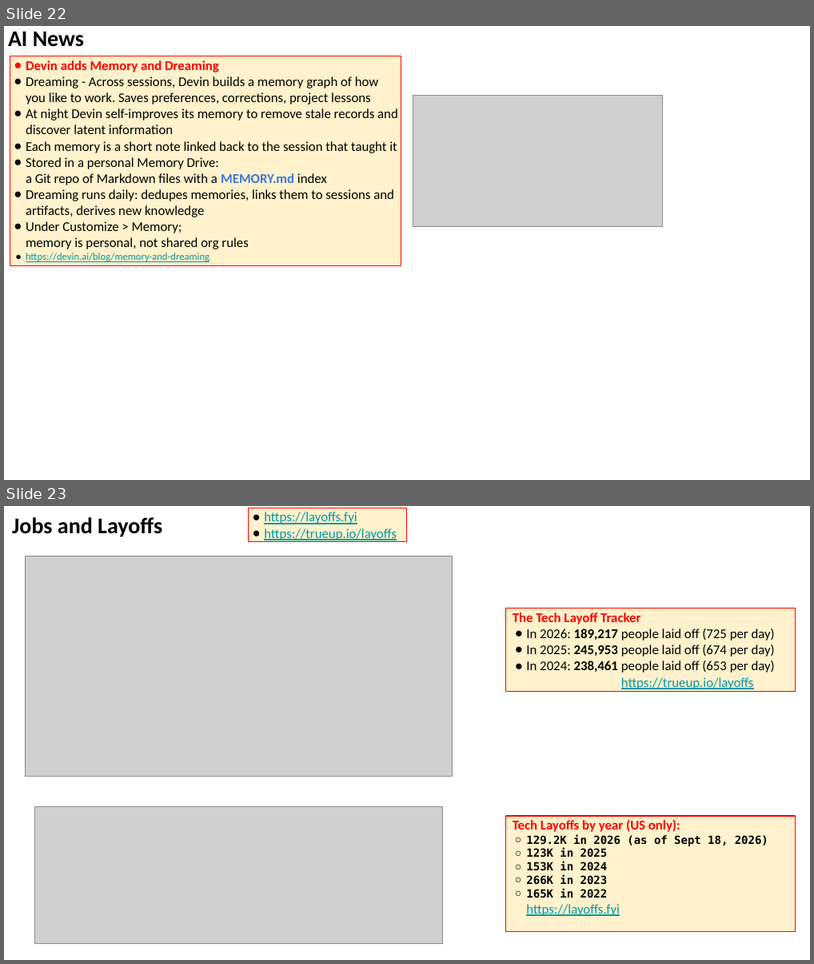
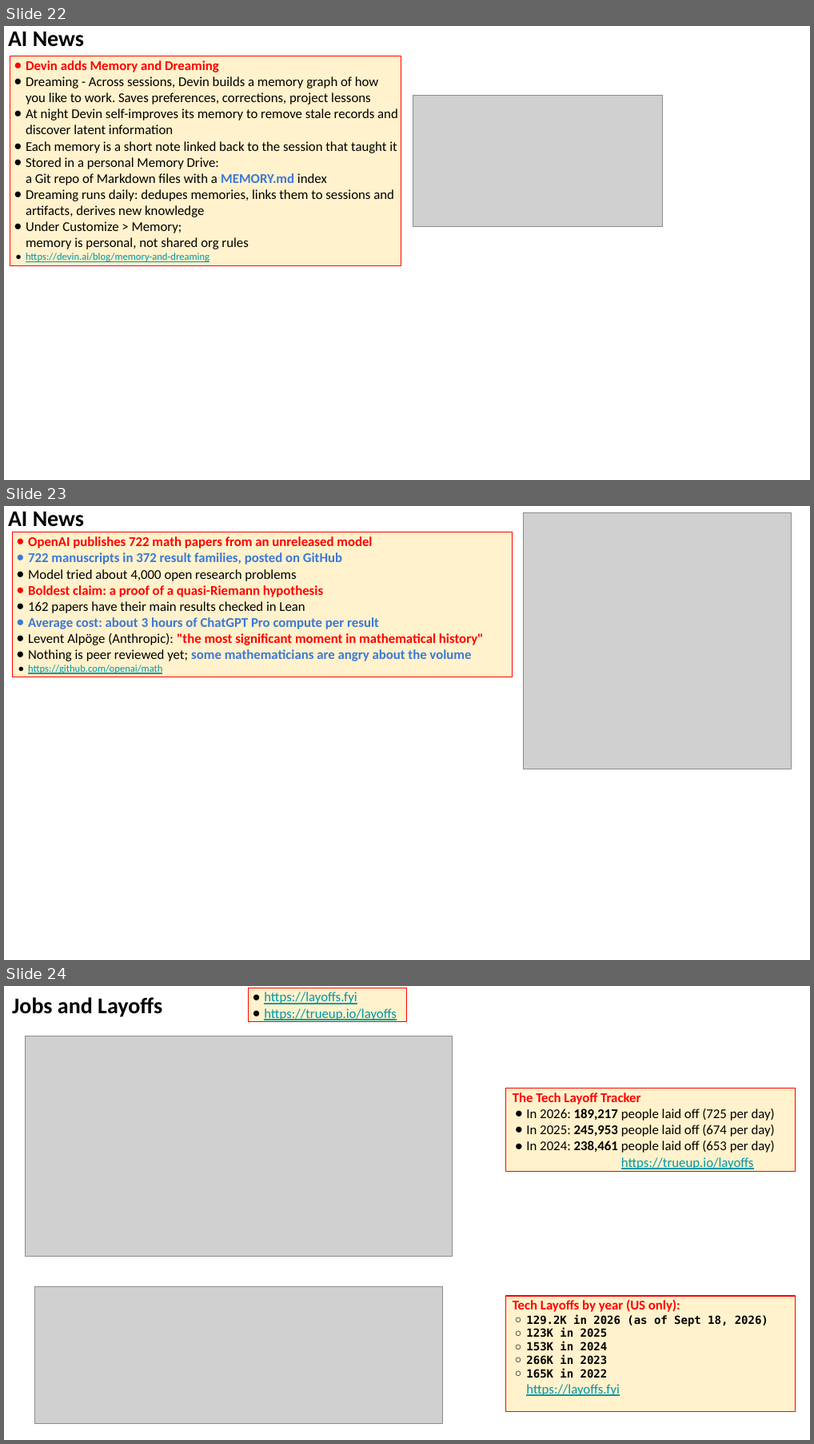
Before and after one commit to lselector/seminar, a slide deck: 2026/2026-10-09-AI-News.pptx. Shown one above the other, each under a label of ours: slides 22 and 23 before the commit, slides 22, 23 and 24 after it. The pictures are 814x964 and 814x1444 pixels, drawn with LibreOffice and Linux fonts; fonts in the diff are those of the drawing; grey boxes stand for pictures. Boxes give left, top, right and bottom in pixels: in the first picture for what was removed or moved away, otherwise in the second. Text is boxed around its words. In the diff, an @@ line names an element or a change of style, - is before the commit and + after.

```diff
--- a/2026/2026-10-09-AI-News.pptx
+++ b/2026/2026-10-09-AI-News.pptx
@@ slide 23 added at (x1=4, y1=506, x2=810, y2=960), background #FFFFFF @@
@@ text added at (x1=8, y1=511, x2=84, y2=527), 20 pt, text #000000, bold @@
+AI News
@@ picture added at (x1=524, y1=512, x2=792, y2=769) @@
@@ rectangle added at (x1=12, y1=532, x2=512, y2=677), fill #FFF2CC, outline #FF0000 0.75 pt, 12 pt, text #FF0000, bold @@
+● OpenAI publishes 722 math papers from an unreleased model
+● 722 manuscripts in 372 result families, posted on GitHub
+● Model tried about 4,000 open research problems
+● Boldest claim: a proof of a quasi-Riemann hypothesis
+● 162 papers have their main results checked in Lean
+● Average cost: about 3 hours of ChatGPT Pro compute per result
+● Levent Alpöge (Anthropic): "the most significant moment in mathematical history"
+● Nothing is peer reviewed yet; some mathematicians are angry about the volume
+● https://github.com/openai/math
@@ what was slide 23 is now slide 24 @@
```
Also in this commit, not shown: 2 slides changed, 1 other slide added.
